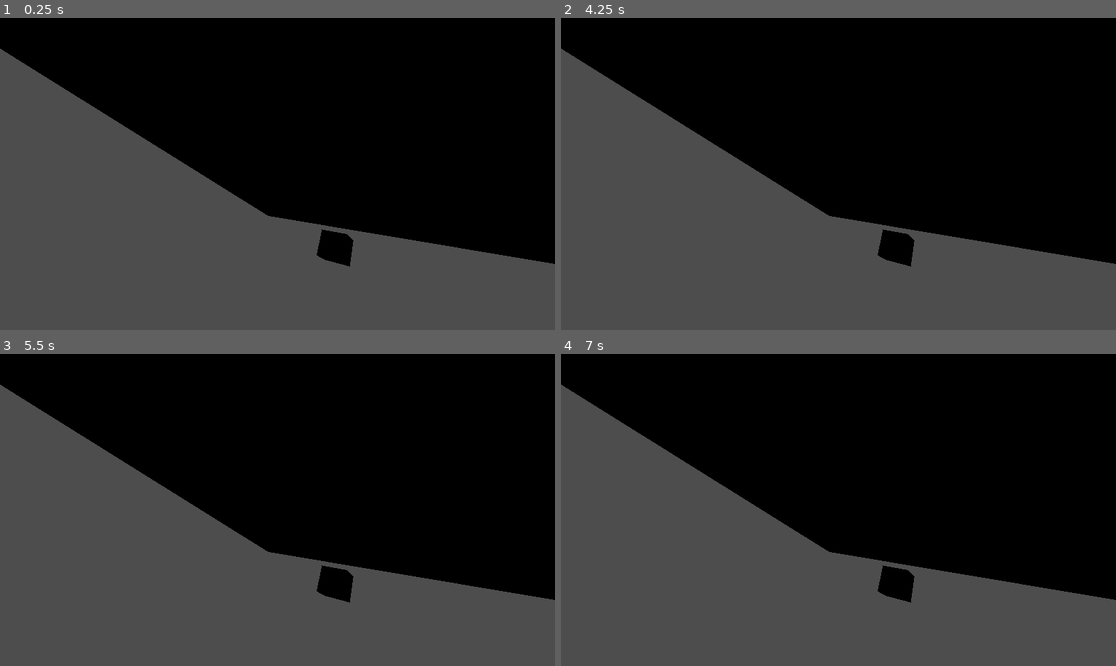
Above: before the commit, frames 1-4 (two rows, left to right).
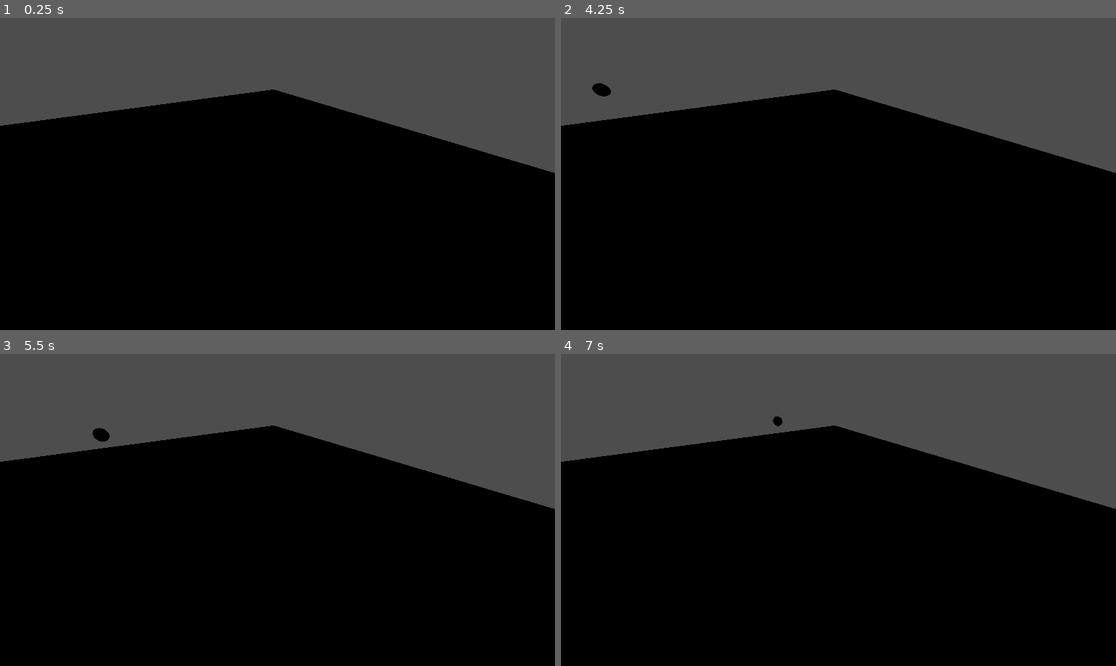
Above: after the commit, the same moments.

Repository: Jean-LoupIsReal/PasVampireSurvivor
Game: Godot game, scene res://node_3d.tscn
Two runs of this game, one before a commit and one after it. Both use one fixed random seed, a clock stepped at 60 frames per second and the inputs below.
Inputs:
- Up to frame 1 (0.25 s): no input
- Up to frame 2 (4.25 s): tap Enter at 0.5, 2 s; hold Up (ui_up) 0.53-2.03 s; tap Space at 1.25 s; hold Left (ui_left) 2.03-3.53 s; hold Down (ui_down) from 3.53 s (still down)
- Up to frame 3 (5.5 s): release Down (ui_down) at 4.28 s; hold Right (ui_right) 4.28-5.03 s; hold Up (ui_up) from 5.03 s (still down)
- Up to frame 4 (7 s): release Up (ui_up) at 5.78 s; hold Right (ui_right) from 5.78 s (still down)

The runs differ from the first frame. In frame 1, 73% of the frame differs, in the area x 0-100%, y 0-100%; in frame 2, 73%; in frame 3, 73%; in frame 4, 73%.

Commit message:
move ball!!

Diff:
--- /dev/null
+++ b/character_body_3d.gd
@@ -0,0 +1,22 @@
+extends CharacterBody3D
+
+
+func _ready():
+	pass
+
+func _physics_process(delta):
+
+	if Input.is_action_pressed("ui_left") and Input.is_action_pressed("ui_right"):
+		velocity.x = 0
+	elif Input.is_action_pressed("ui_left"):
+		velocity.x = 5
+	elif Input.is_action_pressed("ui_right"):
+		velocity.x = -5
+
+	if Input.is_action_pressed("ui_up") and Input.is_action_pressed("ui_down"):
+		velocity.z = 0
+	elif Input.is_action_pressed("ui_up"):
+		velocity.z = 5
+	elif Input.is_action_pressed("ui_down"):
+		velocity.z = -5
+	move_and_slide()
--- /dev/null
+++ b/character_body_3d.tscn
@@ -0,0 +1,13 @@
+[gd_scene load_steps=3 format=3 uid="uid://bqracl43dvlb4"]
+
+[sub_resource type="BoxShape3D" id="BoxShape3D_gc0so"]
+
+[sub_resource type="SphereMesh" id="SphereMesh_cu3fg"]
+
+[node name="CharacterBody3D" type="CharacterBody3D"]
+
+[node name="CollisionShape3D" type="CollisionShape3D" parent="."]
+shape = SubResource("BoxShape3D_gc0so")
+
+[node name="MeshInstance3D" type="MeshInstance3D" parent="."]
+mesh = SubResource("SphereMesh_cu3fg")
--- a/node_3d.tscn
+++ b/node_3d.tscn
@@ -1,38 +1,53 @@
-[gd_scene load_steps=5 format=3 uid="uid://b0rumxjrsvqmw"]
+[gd_scene load_steps=7 format=3 uid="uid://b0rumxjrsvqmw"]
 
-[sub_resource type="BoxShape3D" id="BoxShape3D_y4r4r"]
+[ext_resource type="PackedScene" uid="uid://bqracl43dvlb4" path="res://character_body_3d.tscn" id="1_t72va"]
+[ext_resource type="Script" path="res://character_body_3d.gd" id="2_tcs7g"]
 
-[sub_resource type="BoxMesh" id="BoxMesh_tn307"]
+[sub_resource type="BoxShape3D" id="BoxShape3D_jeubl"]
+size = Vector3(30, 1, 30)
 
-[sub_resource type="BoxShape3D" id="BoxShape3D_rha77"]
-size = Vector3(15, 1, 15)
+[sub_resource type="BoxMesh" id="BoxMesh_v7dab"]
+size = Vector3(30, 1, 30)
 
-[sub_resource type="BoxMesh" id="BoxMesh_27wyr"]
-size = Vector3(30, 1, 30)
+[sub_resource type="BoxShape3D" id="BoxShape3D_1dpqi"]
+
+[sub_resource type="BoxMesh" id="BoxMesh_xuhqb"]
 
 [node name="Level" type="Node3D"]
 transform = Transform3D(-0.764584, 0, -0.644524, 0, 1, 0, 0.644524, 0, -0.764584, 0.0533905, 0, 0)
 
-[node name="box" type="StaticBody3D" parent="."]
-transform = Transform3D(1, 0, 1.19209e-07, 0, 1, 0, -1.19209e-07, 0, 1, 0, 4.89348, 0)
+[node name="Camera3D" type="Camera3D" parent="."]
+transform = Transform3D(0.721765, 0.346455, -0.599187, 0.0648147, 0.828068, 0.556869, 0.689097, -0.440765, 0.575215, -5.05316, 5.37517, 6.19232)
 
-[node name="CollisionShape3D" type="CollisionShape3D" parent="box"]
-shape = SubResource("BoxShape3D_y4r4r")
+[node name="floor" type="StaticBody3D" parent="."]
+transform = Transform3D(1, 0, 1.78814e-07, 0, 1, 0, -1.78814e-07, 0, 1, 0, -1, 0)
 
-[node name="MeshInstance3D" type="MeshInstance3D" parent="box"]
-transform = Transform3D(1, 0, 2.98023e-08, 0, 1, 0, -2.98023e-08, 0, 1, 0, 0, 0)
-mesh = SubResource("BoxMesh_tn307")
-skeleton = NodePath("../CollisionShape3D")
+[node name="CollisionShape3D" type="CollisionShape3D" parent="floor"]
+shape = SubResource("BoxShape3D_jeubl")
 
-[node name="Floor" type="StaticBody3D" parent="."]
+[node name="MeshInstance3D" type="MeshInstance3D" parent="floor"]
+transform = Transform3D(1, 0, 1.78814e-07, 0, 1, 0, -1.78814e-07, 0, 1, 0, 0, 0)
+mesh = SubResource("BoxMesh_v7dab")
 
-[node name="CollisionShape3D" type="CollisionShape3D" parent="Floor"]
-shape = SubResource("BoxShape3D_rha77")
+[node name="RigidBody3D" type="RigidBody3D" parent="."]
 
-[node name="MeshInstance3D" type="MeshInstance3D" parent="Floor"]
-transform = Transform3D(1, 0, 5.96046e-08, 0, 1, 0, -5.96046e-08, 0, 1, 0, 0, 0)
-mesh = SubResource("BoxMesh_27wyr")
-skeleton = NodePath("../CollisionShape3D")
+[node name="CollisionShape3D" type="CollisionShape3D" parent="RigidBody3D"]
+shape = SubResource("BoxShape3D_1dpqi")
 
-[node name="Camera3D" type="Camera3D" parent="."]
-transform = Transform3D(-0.495697, 0.479346, 0.724232, -0.284946, -0.877496, 0.385756, 0.820421, -0.0151491, 0.57156, 8.32577, 6.08547, 2.65344)
+[node name="MeshInstance3D" type="MeshInstance3D" parent="RigidBody3D"]
+transform = Transform3D(0.835653, -0.531499, -0.13854, 0.531499, 0.718867, 0.44804, -0.138541, -0.448039, 0.883214, -2.39642, 12.5052, -2.02012)
+mesh = SubResource("BoxMesh_xuhqb")
+
+[node name="RigidBody3D2" type="RigidBody3D" parent="."]
+transform = Transform3D(1, 0, 1.19209e-07, 0, 1, 0, -1.19209e-07, 0, 1, 0, 2.43402, 0)
+
+[node name="CollisionShape3D" type="CollisionShape3D" parent="RigidBody3D2"]
+shape = SubResource("BoxShape3D_1dpqi")
+
+[node name="MeshInstance3D" type="MeshInstance3D" parent="RigidBody3D2"]
+transform = Transform3D(0.953882, -0.297653, -0.038876, 0.297653, 0.921111, 0.250914, -0.0388763, -0.250914, 0.967229, -2.69247, 7.24579, -2.26968)
+mesh = SubResource("BoxMesh_xuhqb")
+
+[node name="CharacterBody3D" parent="." instance=ExtResource("1_t72va")]
+transform = Transform3D(1, 0, 2.68221e-07, 0, 1, 0, -2.68221e-07, 0, 1, -0.566935, 0.480814, -0.375559)
+script = ExtResource("2_tcs7g")
